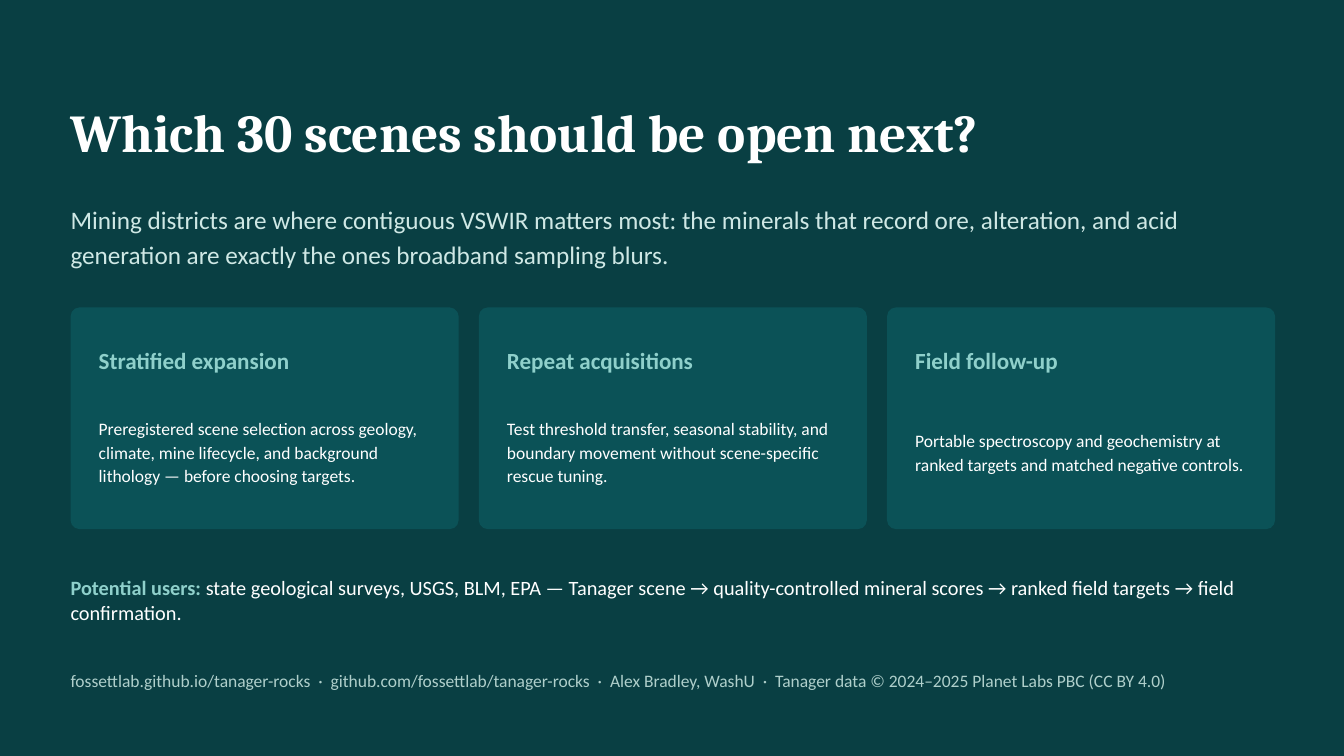
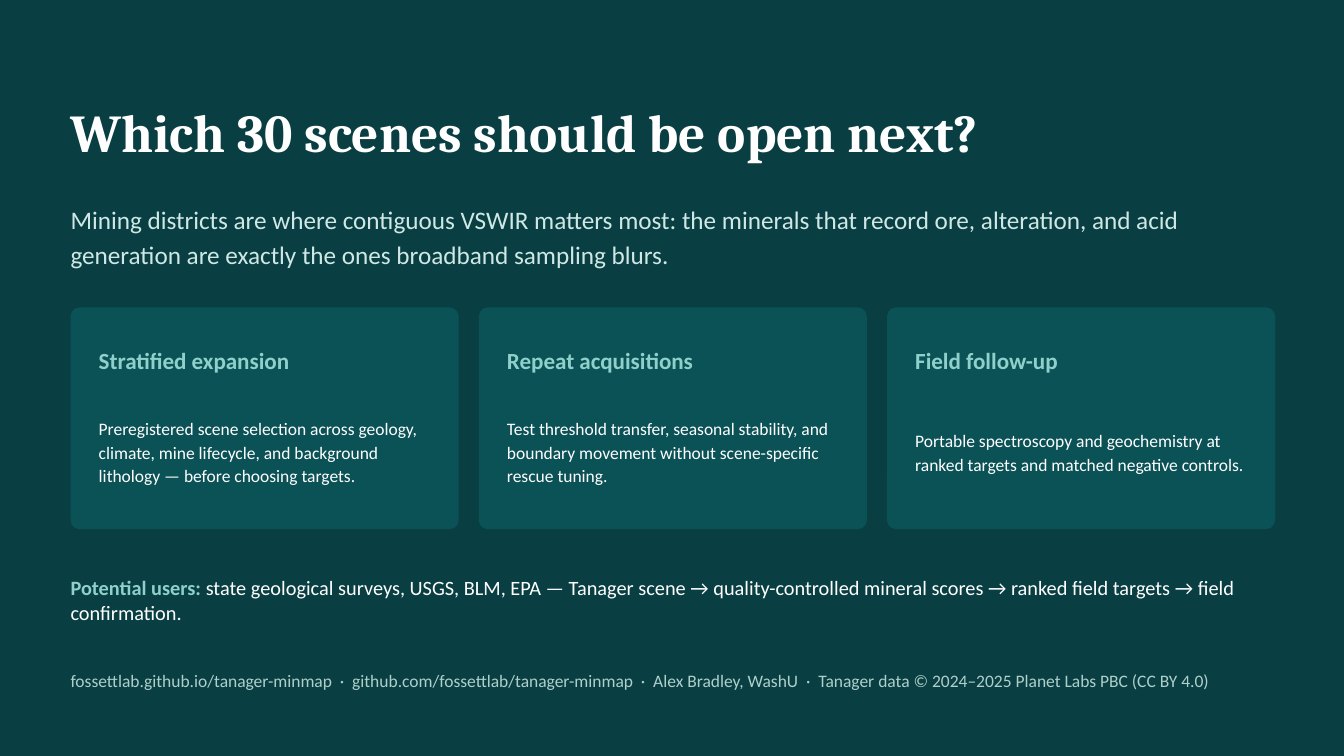
Before and after one commit to fossettlab/tanager-minmap, a slide deck: slide 9 of submission/tanager_minmap_deck.pptx. Drawn at 1344x756 pixels with LibreOffice and Linux fonts; fonts in the diff are those of the drawing. Boxes give left, top, right and bottom in pixels: in the first picture for what was removed or moved away, otherwise in the second. Text is boxed around its words. In the diff, an @@ line names an element or a change of style, - is before the commit and + after.

Commit message:
Rebuild the deck and memo under the tanager-minmap name

```diff
--- a/submission/tanager_minmap_deck.pptx
+++ b/submission/tanager_minmap_deck.pptx
@@ text at <box>71,674,1208,690</box>: text changed @@
-fossettlab.github.io/tanager-rocks · github.com/fossettlab/tanager-rocks · Alex Bradley, WashU · Tanager data © 2024–2025 Planet Labs PBC (CC BY 4.0)
+fossettlab.github.io/tanager-minmap · github.com/fossettlab/tanager-minmap · Alex Bradley, WashU · Tanager data © 2024–2025 Planet Labs PBC (CC BY 4.0)
```
Also in this commit, not shown: 8 other slides changed, 1 other file.
